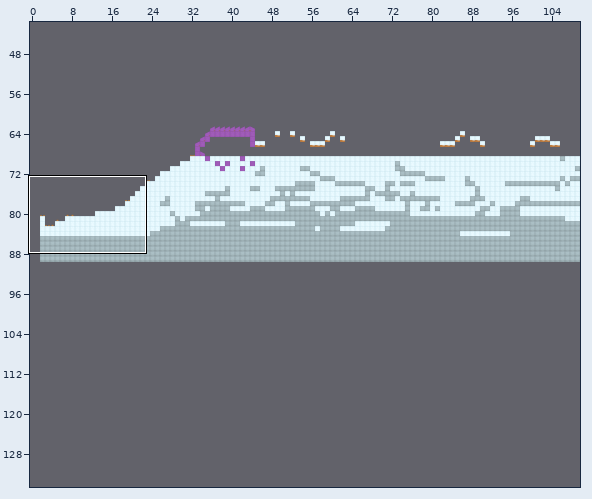
One commit to this Tiled map (JSON): Lab 12 - Final Lab/Map_final_game.tmj. Above, an overview of the earlier version with the close-up marked.
Close-up. Earlier state:
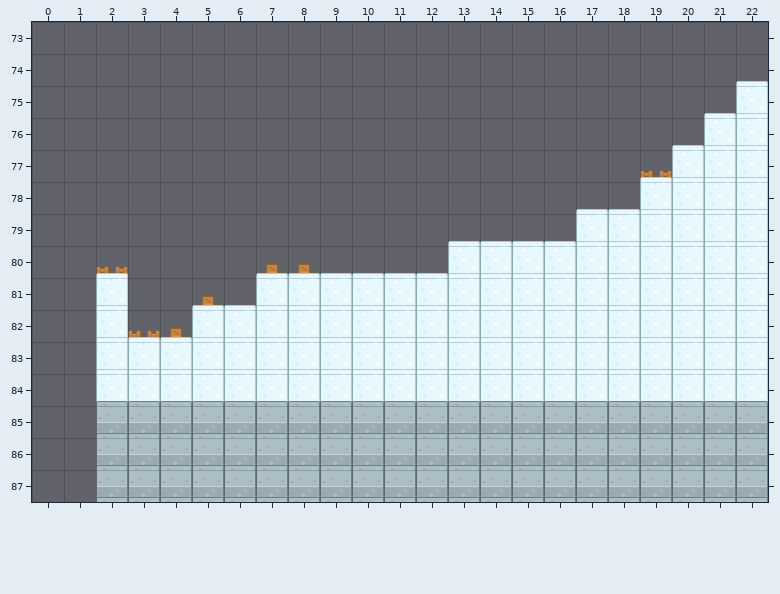
Cells are 64x64 px. Shown: x 0..22, y 73..87. The commit also changed other parts of the map, which this record leaves out.
After the commit:
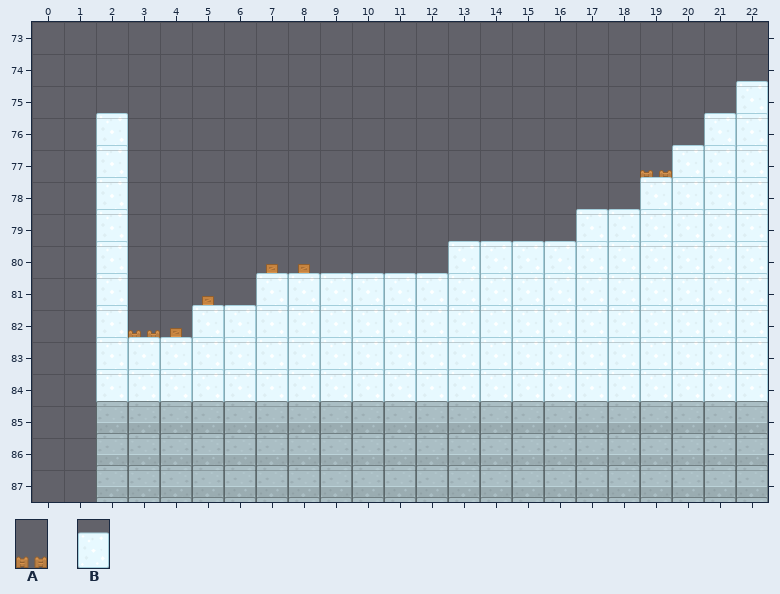
Key: from "Walls_and_blocks": A 221 "fence_doubleGate", B 283 "tileSnow_slope".
_ is an empty cell.
Tiles replaced or removed in this view: A.
Diff:
Changed rows in their new state; . is an unchanged cell.
Layer "Walls_and_blocks":
first column x 2:
76 B
77 B
78 B
79 B
80 B
